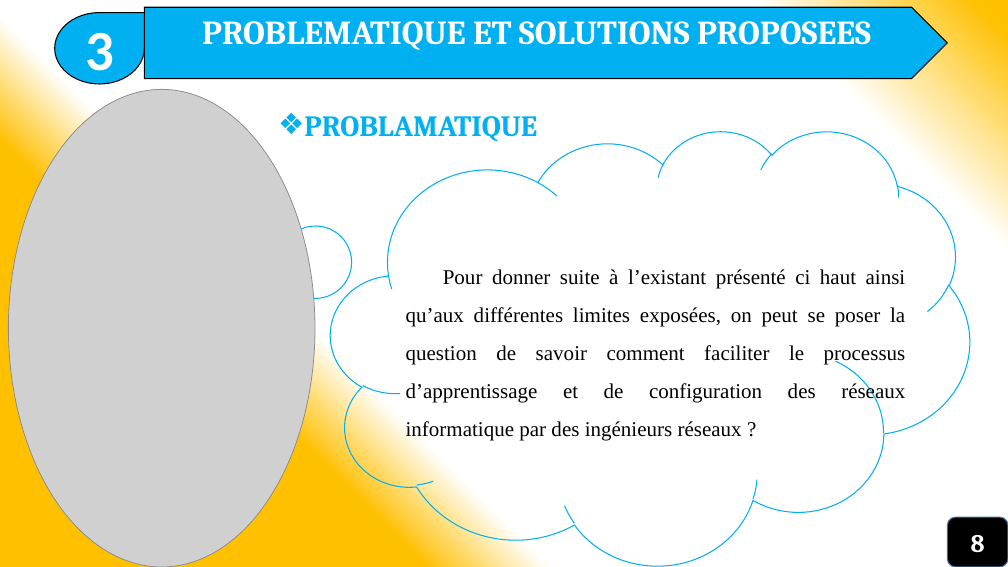
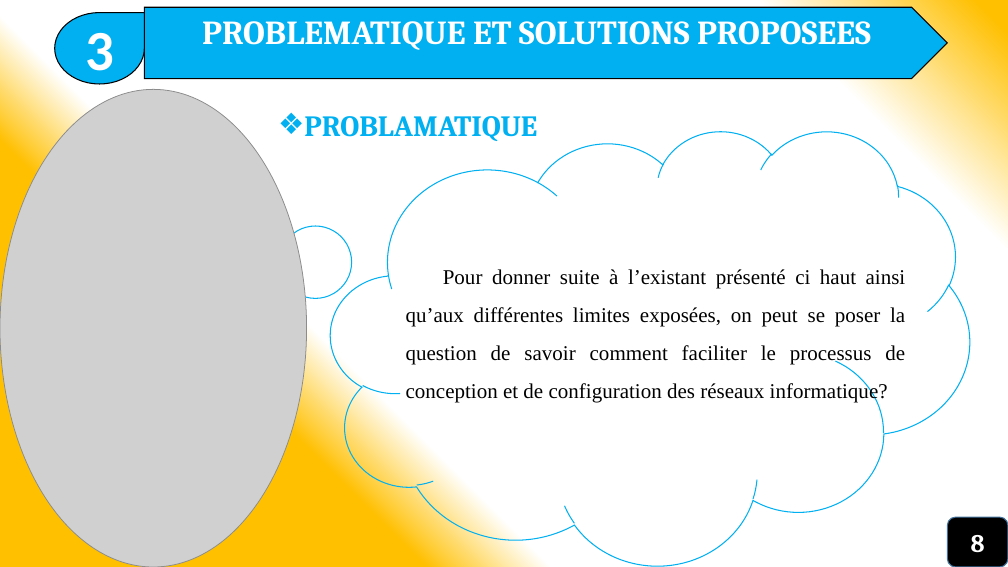
Before and after one commit to miguelnkono/documents, a slide deck: slide 7 of NetBotPW.pptx. Drawn at 1008x567 pixels with LibreOffice and Linux fonts; fonts in the diff are those of the drawing; grey boxes stand for pictures. Boxes give left, top, right and bottom in pixels: in the first picture for what was removed or moved away, otherwise in the second. Text is boxed around its words. In the diff, an @@ line names an element or a change of style, - is before the commit and + after.

```diff
--- a/NetBotPW.pptx
+++ b/NetBotPW.pptx
@@ picture: place and size @@
-picture at [8,89,315,567]
+picture at [0,89,307,567]
@@ text at [406,269,906,403]: text changed @@
-Pour donner suite à l’existant présenté ci haut ainsi qu’aux différentes limites exposées, on peut se poser la question de savoir comment faciliter le processus d’apprentissage et de configuration des réseaux informatique par des ingénieurs réseaux ?
+Pour donner suite à l’existant présenté ci haut ainsi qu’aux différentes limites exposées, on peut se poser la question de savoir comment faciliter le processus de conception et de configuration des réseaux informatique?
```
Also in this commit, not shown: 4 other slides changed, 1 slide added, 3 other files.
